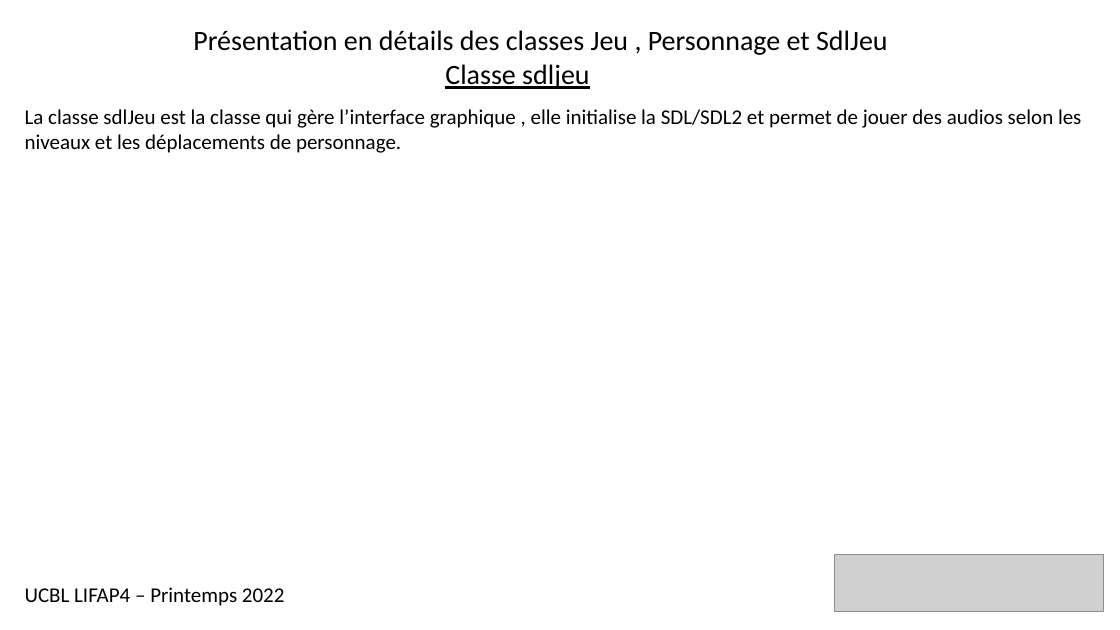
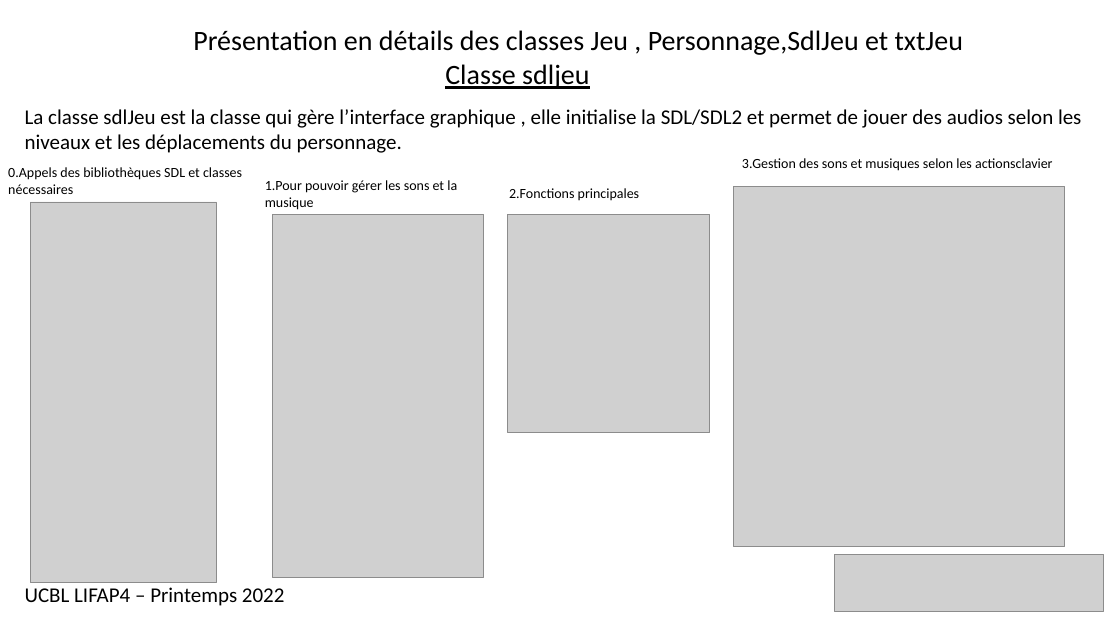
Before and after one commit to Smirboulack/Projet_L2, a slide deck: slide 5 of doc/Présentation-projet-ultimatelifkas.pptx. Drawn at 1120x630 pixels with LibreOffice and Linux fonts; fonts in the diff are those of the drawing; grey boxes stand for pictures. Boxes give left, top, right and bottom in pixels: in the first picture for what was removed or moved away, otherwise in the second. Text is boxed around its words. In the diff, an @@ line names an element or a change of style, - is before the commit and + after.

```diff
--- a/doc/Présentation-projet-ultimatelifkas.pptx
+++ b/doc/Présentation-projet-ultimatelifkas.pptx
@@ text at (193, 30, 963, 55): text changed @@
-Présentation en détails des classes Jeu , Personnage et SdlJeu
+Présentation en détails des classes Jeu , Personnage,SdlJeu et txtJeu
@@ text at (25, 109, 1081, 153): text changed @@
-La classe sdlJeu est la classe qui gère l’interface graphique , elle initialise la SDL/SDL2 et permet de jouer des audios selon les niveaux et les déplacements de personnage.
+La classe sdlJeu est la classe qui gère l’interface graphique , elle initialise la SDL/SDL2 et permet de jouer des audios selon les niveaux et les déplacements du personnage.
@@ text added at (8, 167, 242, 194), 12 pt, text #000000 @@
+0.Appels des bibliothèques SDL et classes nécessaires
@@ text added at (742, 158, 1053, 171), 12 pt, text #000000 @@
+3.Gestion des sons et musiques selon les actionsclavier
@@ picture added at (30, 202, 217, 582) @@
@@ text added at (265, 180, 457, 210), 12 pt, text #000000 @@
+1.Pour pouvoir gérer les sons et la musique
@@ text added at (509, 188, 640, 201), 12 pt, text #000000 @@
+2.Fonctions principales
@@ picture added at (734, 187, 1065, 547) @@
@@ picture added at (273, 214, 484, 577) @@
@@ picture added at (507, 214, 710, 433) @@
```
Also in this commit, not shown: 3 other slides changed, 5 slides added, 1 other file.
